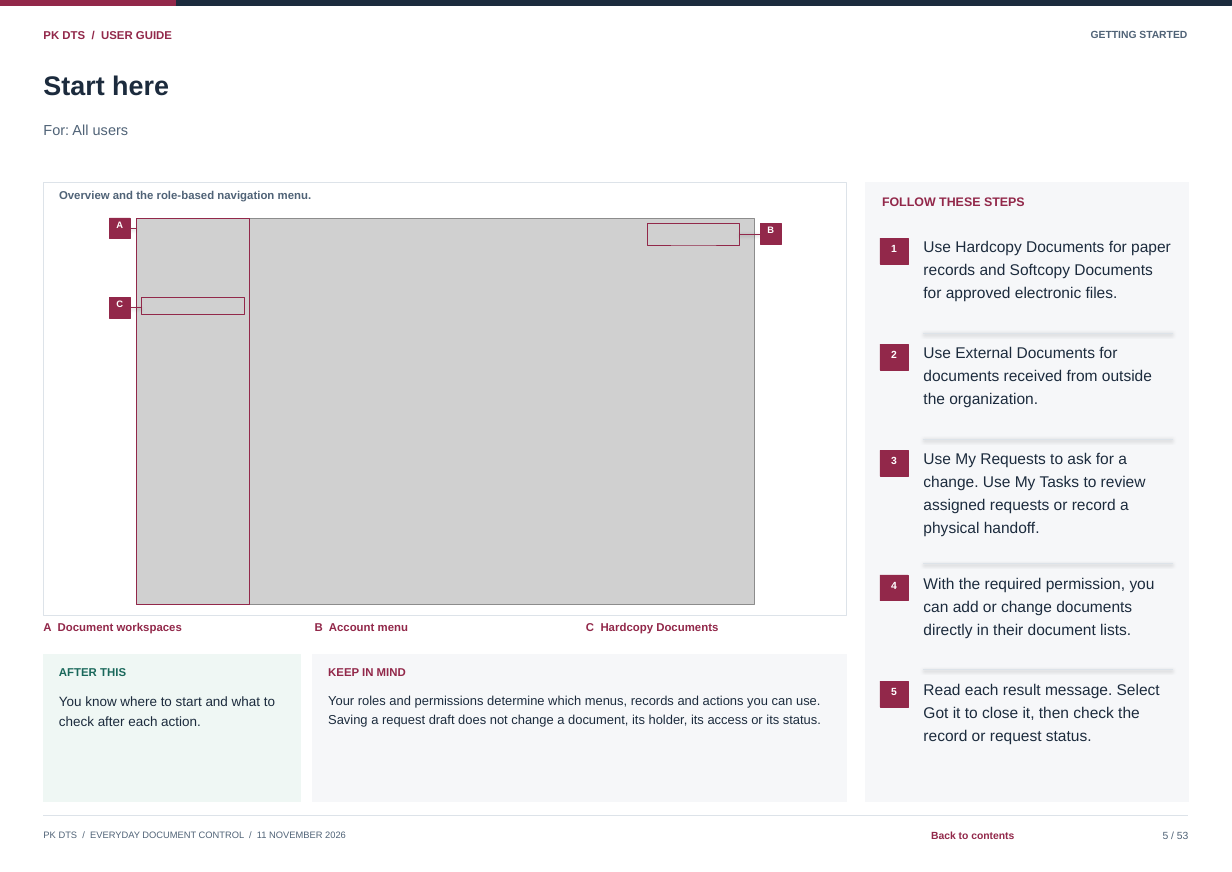
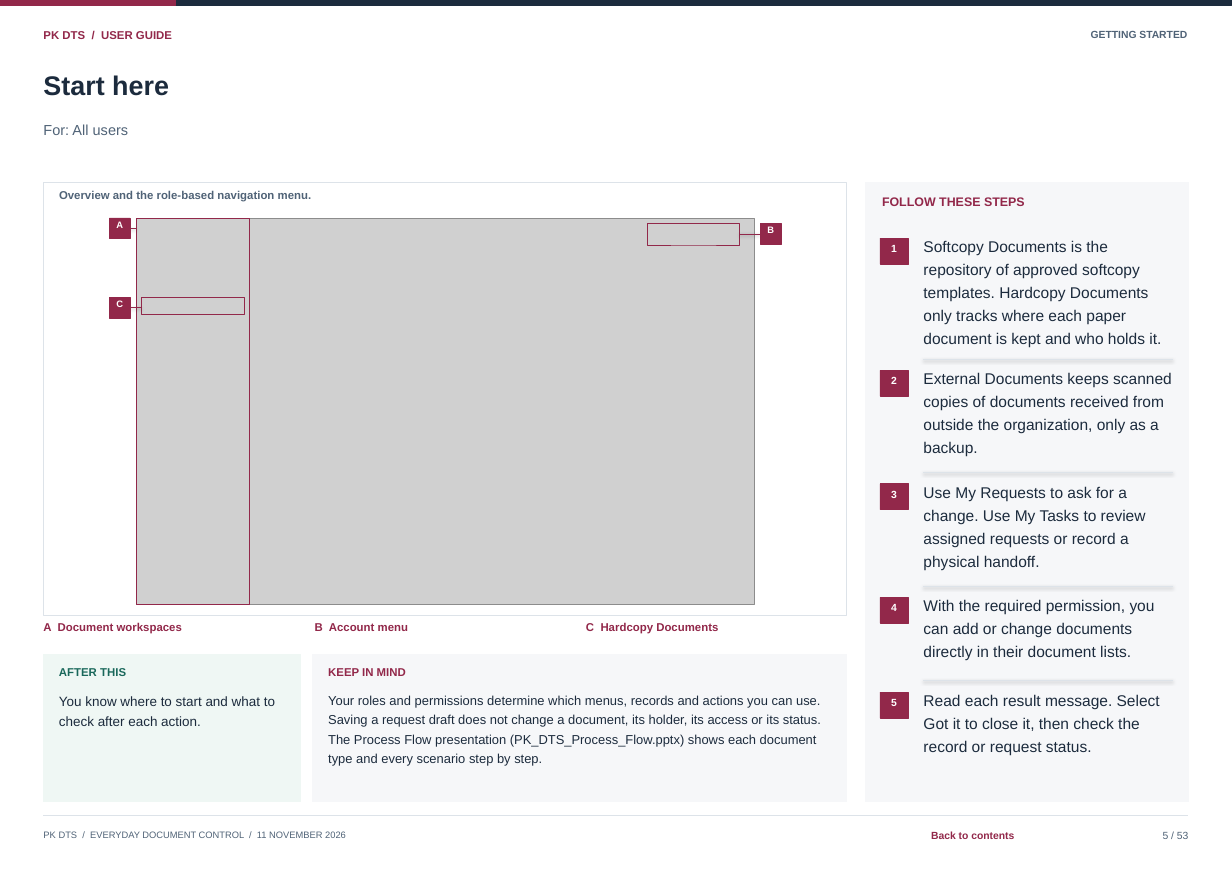
Before and after one commit to curib123/pk_document_tracking_system, a slide deck: slide 5 of docs/system-documentation/PK_DTS_User_Guide.pptx. Drawn at 1232x872 pixels with LibreOffice and Linux fonts; fonts in the diff are those of the drawing; grey boxes stand for pictures. Boxes give left, top, right and bottom in pixels: in the first picture for what was removed or moved away, otherwise in the second. Text is boxed around its words. In the diff, an @@ line names an element or a change of style, - is before the commit and + after.

Commit message:
add pan and zooms in out in fullscreen softcopy and update documents

```diff
--- a/docs/system-documentation/PK_DTS_User_Guide.pptx
+++ b/docs/system-documentation/PK_DTS_User_Guide.pptx
@@ text at (923,263,1140,279): text changed @@
-records and Softcopy Documents
+repository of approved softcopy
@@ text at (923,240,1108,256): text changed @@
-Use Hardcopy Documents for paper
+Softcopy Documents is the
@@ text at (923,286,1148,302): text changed @@
-for approved electronic files.
+templates. Hardcopy Documents
@@ text added at (923,309,1126,324), 15 pt, text #1C2B3D @@
+only tracks where each paper
@@ text at (923,332,1161,347): text changed @@
-Use External Documents for
+document is kept and who holds it.
@@ 3 texts, 2 lines, 1 rectangle: place and size @@
-3 texts, 2 lines, 1 rectangle at (880,332,1173,638)
+3 texts, 2 lines, 1 rectangle at (880,358,1173,661)
@@ text added at (923,372,1172,387), 15 pt, text #1C2B3D @@
+External Documents keeps scanned
@@ text at (923,395,1164,411): text changed @@
-documents received from outside
+copies of documents received from
@@ text at (923,418,1159,434): text changed @@
-the organization.
+outside the organization, only as a
@@ text added at (923,442,977,457), 15 pt, text #1C2B3D @@
+backup.
@@ 5 texts, 1 line, 1 rectangle: place and size @@
-5 texts, 1 line, 1 rectangle at (880,439,1173,537)
+5 texts, 1 line, 1 rectangle at (880,473,1173,570)
@@ 2 texts, 1 rectangle: place and size @@
-2 texts, 1 rectangle at (880,575,1155,601)
+2 texts, 1 rectangle at (880,597,1155,623)
@@ text added at (328,734,817,746), 12.5 pt, text #1C2B3D @@
+The Process Flow presentation (PK_DTS_Process_Flow.pptx) shows each document
@@ 4 texts, 1 rectangle, 1 line: place and size @@
-4 texts, 1 rectangle, 1 line at (880,669,1173,744)
+4 texts, 1 rectangle, 1 line at (880,680,1173,756)
@@ text added at (328,753,542,765), 12.5 pt, text #1C2B3D @@
+type and every scenario step by step.
```
Also in this commit, not shown: 9 other slides changed, 14 other files.
